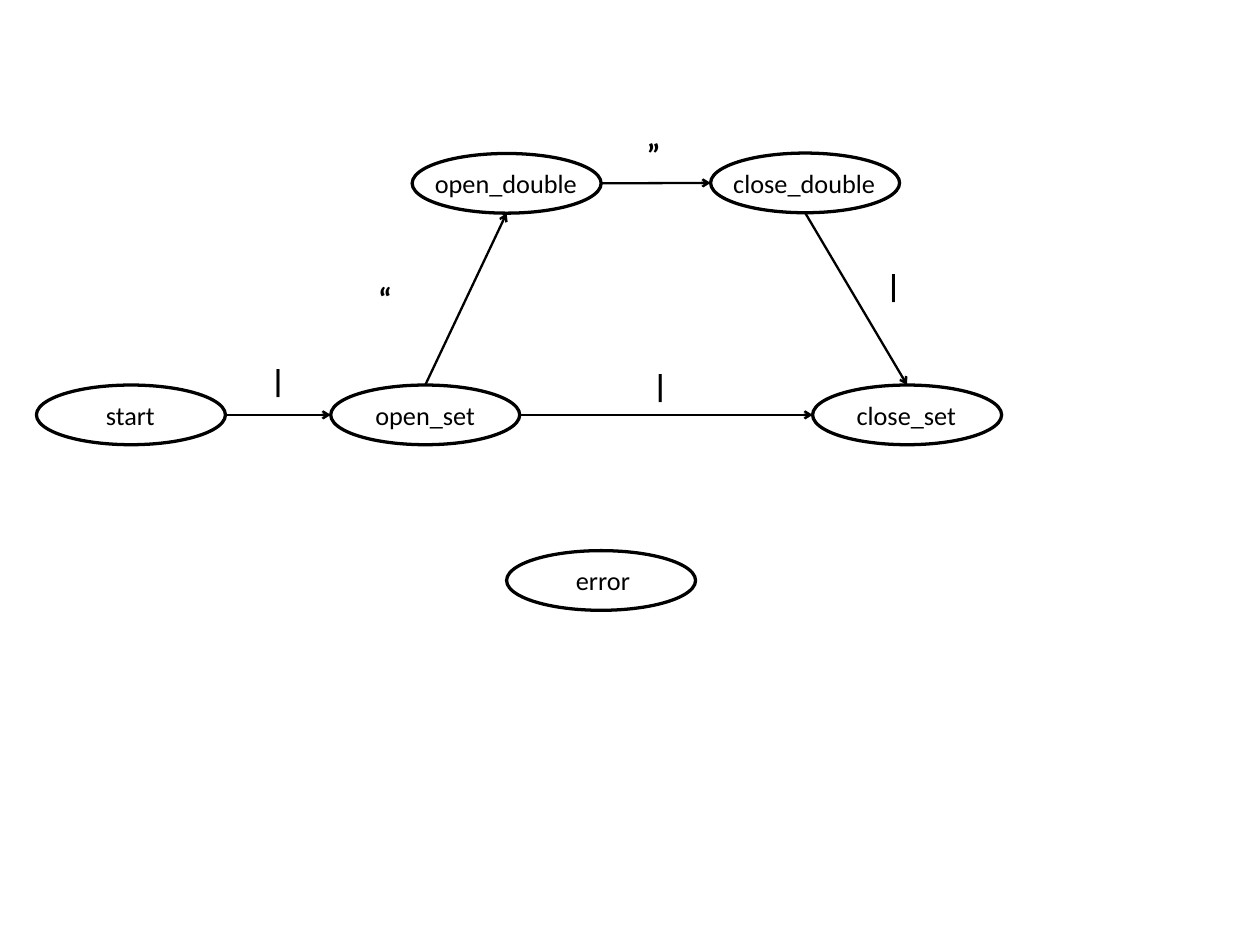
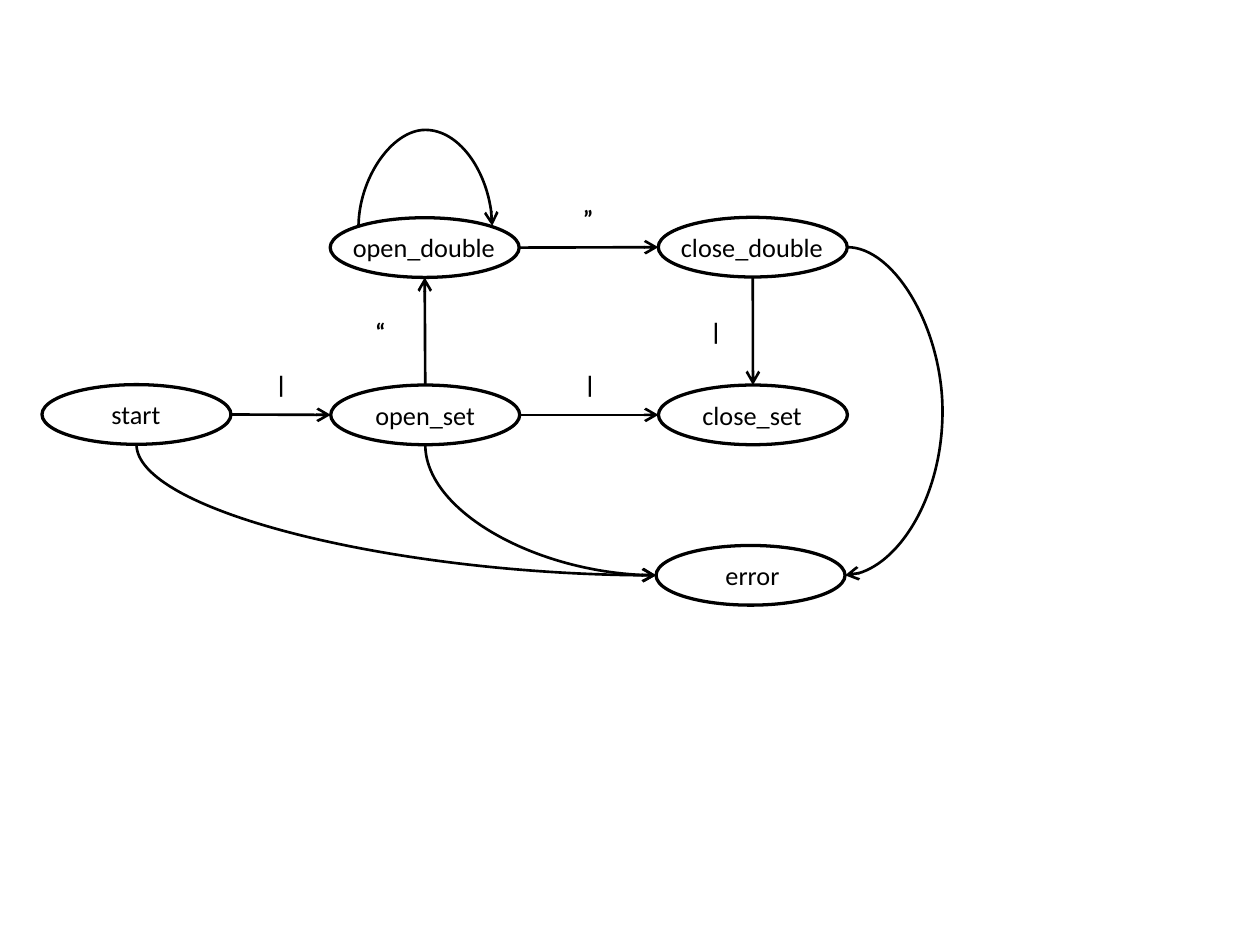
Before and after one commit to songlh/feast-2019, a slide deck: slide 1 of figure/cgc-fsm.pptx. Drawn at 1260x945 pixels with LibreOffice and Linux fonts; fonts in the diff are those of the drawing. Boxes give left, top, right and bottom in pixels: in the first picture for what was removed or moved away, otherwise in the second. Text is boxed around its words. In the diff, an @@ line names an element or a change of style, - is before the commit and + after.

```diff
--- a/figure/cgc-fsm.pptx
+++ b/figure/cgc-fsm.pptx
@@ curved arrow added from (358, 227) to (492, 226), #000000 2 pt @@
@@ text "”": place and size @@
-text "”" at bbox=[638, 130, 671, 178]
+text "”" at bbox=[574, 199, 603, 237]
@@ ellipse: place and size @@
-ellipse at bbox=[412, 153, 601, 213]
+ellipse at bbox=[330, 217, 519, 277]
@@ text "open_double": place and size @@
-text "open_double" at bbox=[435, 174, 577, 198]
+text "open_double" at bbox=[353, 238, 495, 262]
@@ ellipse: place and size @@
-ellipse at bbox=[711, 153, 900, 213]
+ellipse at bbox=[659, 217, 848, 277]
@@ text "close_double": place and size @@
-text "close_double" at bbox=[733, 174, 875, 197]
+text "close_double" at bbox=[681, 238, 823, 261]
@@ arrow moved from (601, 183) - (711, 183) to (519, 248) - (659, 248) @@
@@ arrow (519, 248) - (659, 248): stroke #000000 1.75 pt to #000000 2 pt @@
@@ curved arrow added from (848, 248) to (845, 576), #000000 2 pt @@
@@ arrow moved from (425, 385) - (507, 214) to (425, 385) - (424, 278) @@
@@ arrow (425, 385) - (424, 278): stroke #000000 1.75 pt to #000000 2 pt @@
@@ arrow moved from (805, 213) - (907, 385) to (753, 277) - (753, 385) @@
@@ arrow (753, 277) - (753, 385): stroke #000000 1.75 pt to #000000 2 pt @@
@@ text "“": place and size @@
-text "“" at bbox=[369, 275, 402, 322]
+text "“" at bbox=[366, 312, 395, 350]
@@ size 24 to 18 pt in 5 elements at bbox=[267, 366, 297, 404], bbox=[366, 312, 395, 350], bbox=[576, 366, 606, 404], bbox=[574, 199, 603, 237], bbox=[701, 312, 732, 350] @@
@@ text "|": place and size @@
-text "|" at bbox=[877, 261, 911, 308]
+text "|" at bbox=[701, 312, 732, 350]
@@ ellipse: place and size @@
-ellipse at bbox=[37, 385, 226, 444]
+ellipse at bbox=[42, 385, 231, 444]
@@ text "|": place and size @@
-text "|" at bbox=[262, 356, 296, 404]
+text "|" at bbox=[267, 366, 297, 404]
@@ text "|": place and size @@
-text "|" at bbox=[644, 361, 678, 408]
+text "|" at bbox=[576, 366, 606, 404]
@@ ellipse: place and size @@
-ellipse at bbox=[813, 385, 1002, 444]
+ellipse at bbox=[659, 385, 848, 444]
@@ text "start": place and size @@
-text "start" at bbox=[106, 408, 155, 426]
+text "start" at bbox=[111, 407, 160, 425]
@@ arrow moved from (226, 415) - (331, 415) to (231, 415) - (331, 415) @@
@@ arrow (231, 415) - (331, 415): stroke #000000 1.75 pt to #000000 2 pt @@
@@ arrow moved from (520, 415) - (813, 415) to (520, 415) - (659, 415) @@
@@ arrow (520, 415) - (659, 415): stroke #000000 1.75 pt to #000000 2 pt @@
@@ text "close_set": place and size @@
-text "close_set" at bbox=[857, 406, 956, 429]
+text "close_set" at bbox=[702, 406, 801, 429]
@@ curved arrow added from (136, 444) to (656, 576), #000000 2 pt @@
@@ curved arrow added from (425, 445) to (656, 576), #000000 2 pt @@
@@ ellipse: place and size @@
-ellipse at bbox=[507, 551, 696, 611]
+ellipse at bbox=[656, 545, 845, 605]
@@ text "error": place and size @@
-text "error" at bbox=[576, 577, 630, 590]
+text "error" at bbox=[725, 572, 779, 585]
```
Also in this commit, not shown: 2 other files.
